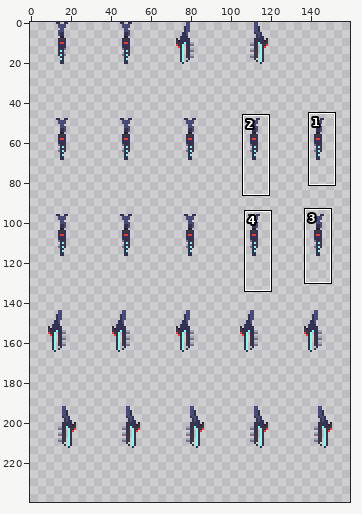
A sprite sheet gets an edit: Test_Loopguy/Content/railgun.png. Above, an overview of the earlier version with the close-up marked.
Close-up. First the earlier version:
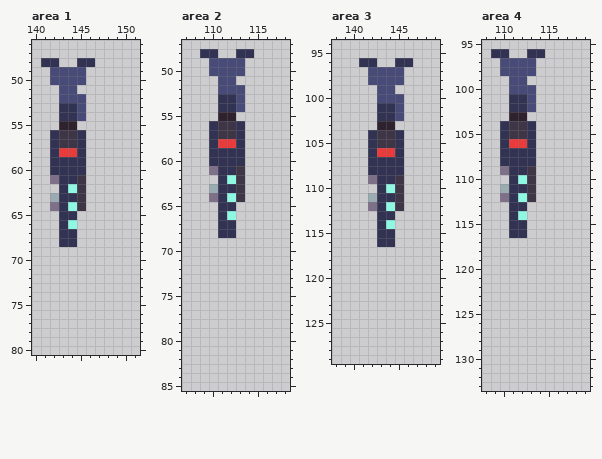
The file is 160x240 pixels. Shown: area 1: x 140..151, y 46..80; area 2: x 107..118, y 47..85; area 3: x 138..149, y 94..129; area 4: x 108..119, y 95..133. The commit also changed other parts of the picture, which this record leaves out.
New version:
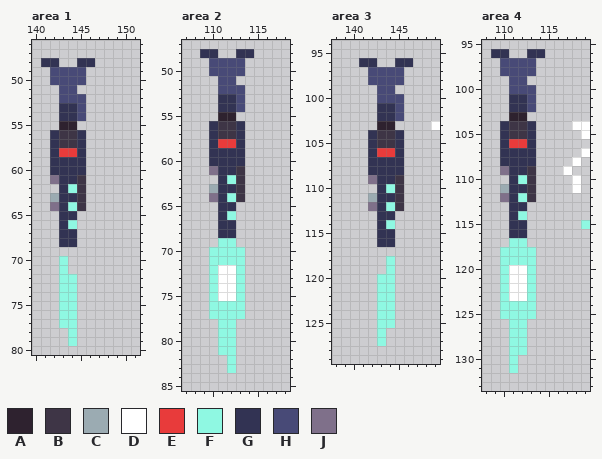
Palette (. is transparent): A #2e222f  B #3e3546  C #9babb2  D #ffffff  E #e83b3b  F #8ff8e2  G #323353  H #484a77  J #7f708a
Change:
--- area 1
@@ x 141..146 @@
 69 ......
-70 ......
-71 ......
-72 ......
-73 ......
-74 ......
-75 ......
-76 ......
-77 ......
-78 ......
-79 ......
+70 ..F...
+71 ..F...
+72 ..FF..
+73 ..FF..
+74 ..FF..
+75 ..FF..
+76 ..FF..
+77 ..FF..
+78 ...F..
+79 ...F..
 80 ......
--- area 2
@@ x 108..115 @@
 68 ...GG...
-69 ........
-70 ........
-71 ........
-72 ........
-73 ........
-74 ........
-75 ........
-76 ........
-77 ........
-78 ........
-79 ........
-80 ........
-81 ........
-82 ........
-83 ........
+69 ...FF...
+70 ..FFFF..
+71 ..FFFF..
+72 ..FDDF..
+73 ..FDDF..
+74 ..FDDF..
+75 ..FDDF..
+76 ..FFFF..
+77 ..FFFF..
+78 ...FF...
+79 ...FF...
+80 ...FF...
+81 ...FF...
+82 ....F...
+83 ....F...
 84 ........
--- area 3
@@ x 147..149 @@
 102 ...
-103 ...
+103 ..D
 104 ...
@@ x 141..146 @@
 117 ......
-118 ......
-119 ......
-120 ......
-121 ......
-122 ......
-123 ......
-124 ......
-125 ......
-126 ......
-127 ......
+118 ...F..
+119 ...F..
+120 ..FF..
+121 ..FF..
+122 ..FF..
+123 ..FF..
+124 ..FF..
+125 ..FF..
+126 ..F...
+127 ..F...
 128 ......
--- area 4
@@ x 115..119 @@
 103 .....
-104 .....
-105 .....
+104 ...DD
+105 ....D
 106 .....
-107 .....
-108 .....
-109 .....
-110 .....
-111 .....
+107 ....D
+108 ...D.
+109 ..D..
+110 ...D.
+111 ...D.
 112 .....
@@ x 108..119 @@
 114 ...GF.......
-115 ...GG.......
+115 ...GG......F
 116 ...GG.......
-117 ............
-118 ............
-119 ............
-120 ............
-121 ............
-122 ............
-123 ............
-124 ............
-125 ............
-126 ............
-127 ............
-128 ............
-129 ............
-130 ............
-131 ............
+117 ...FF.......
+118 ..FFFF......
+119 ..FFFF......
+120 ..FDDF......
+121 ..FDDF......
+122 ..FDDF......
+123 ..FDDF......
+124 ..FFFF......
+125 ..FFFF......
+126 ...FF.......
+127 ...FF.......
+128 ...FF.......
+129 ...FF.......
+130 ...F........
+131 ...F........
 132 ............
Pixel boxes of the changes (left, top, right, bottom) in both close-ups:
added: (59, 256, 77, 346)
added: (209, 238, 245, 373)
added: (431, 121, 440, 130)
added: (377, 256, 395, 346)
added: (563, 121, 590, 229)
added: (500, 238, 536, 373)
